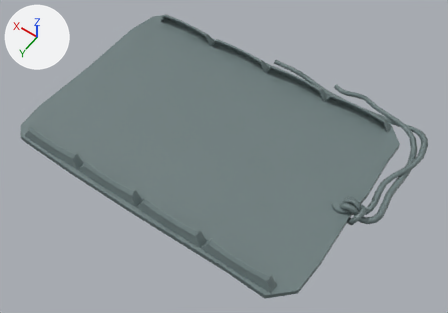
The FBX model Assets/Fbx/Bag.fbx as it was, and as the next commit left it.
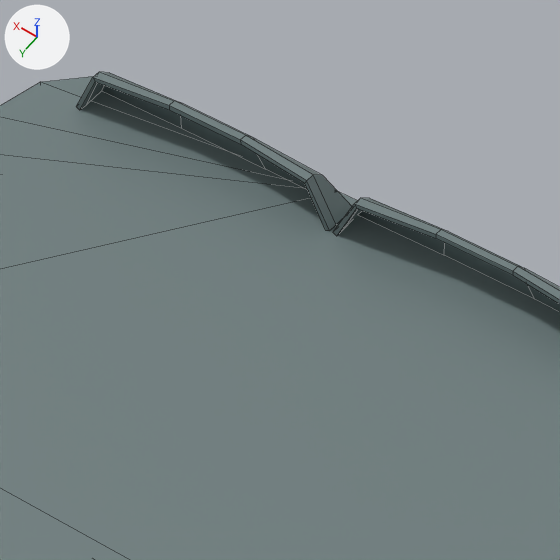
Old and new are each drawn whole from a camera (50 mm lens) standing at (-2.035, 2.633, 3.582) and looking at (-0.193, 0.054, -0.47) and again close up on the part from 32% to 57% of the width and 0% to 35% of the height. The axes (+X, +Y, +Z) are drawn at upper left. The lights are the same throughout. The close-ups show mesh edges as thin lines. Where no turn or scale is listed for an object, it has been applied to the vertices.

The first close-up shows 'HandBag'.
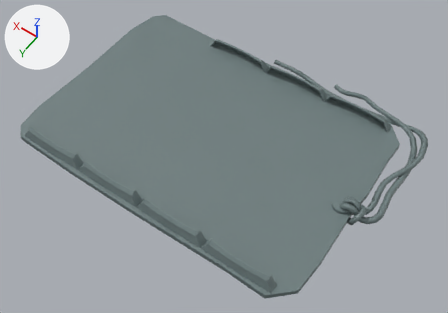
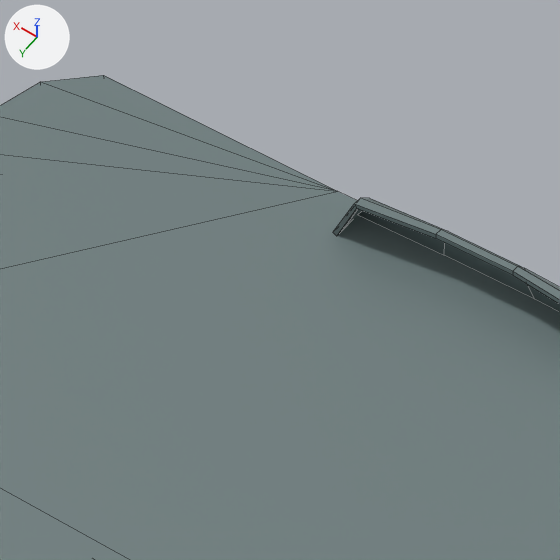
The edits, one by one:
me_cylinder_006 has 738 vertices, 682 faces and spans x -1.45..1.47, y -1.05..1.04, z -0.06..0.15.
me_cylinder_006 is used by ob_handbag; location (-0.114, -0.08, -0.384).
me_cylinder_006 part 1: the loose piece of 40 vertices spanning x 0.72..1.32, y -0.84..-0.76, z 0.05..0.15 is deleted.

Boxes (x1, y1, x2, y2) around the edits, measured in the close-ups (560 x 560 px):
'HandBag', reshaped
    before: (0, 72, 560, 560)
    after: (0, 75, 560, 560)
part 1 of me_cylinder_006, deleted
    before: (76, 72, 352, 231)
